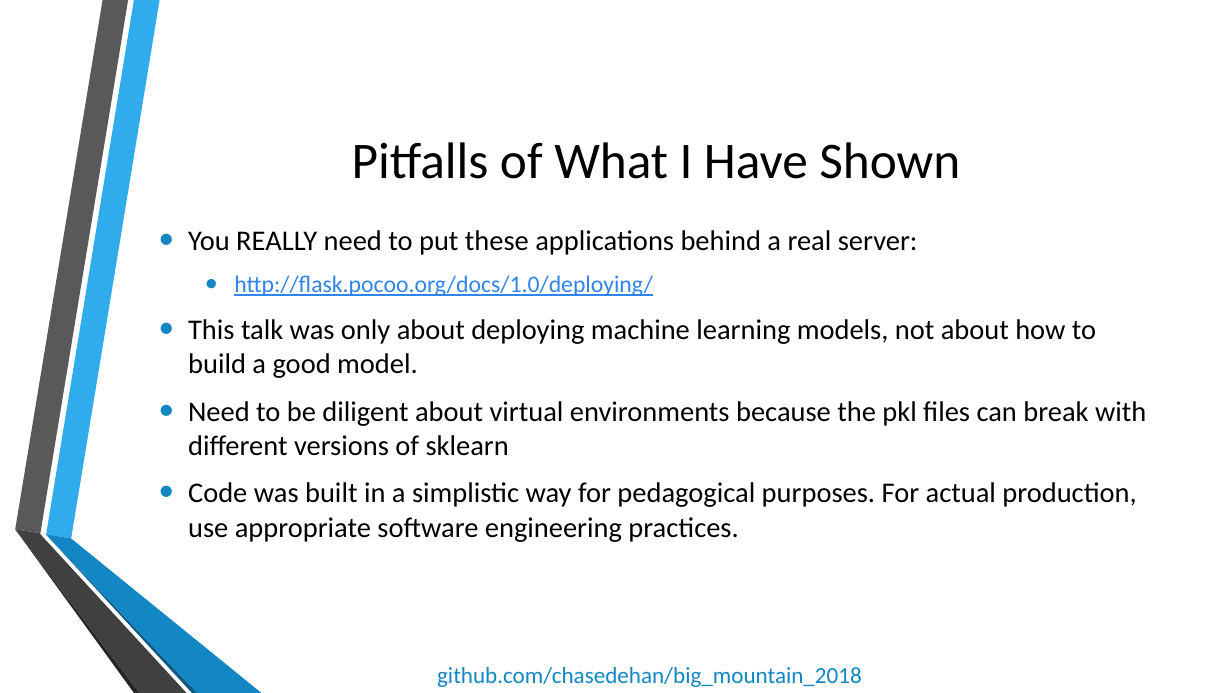
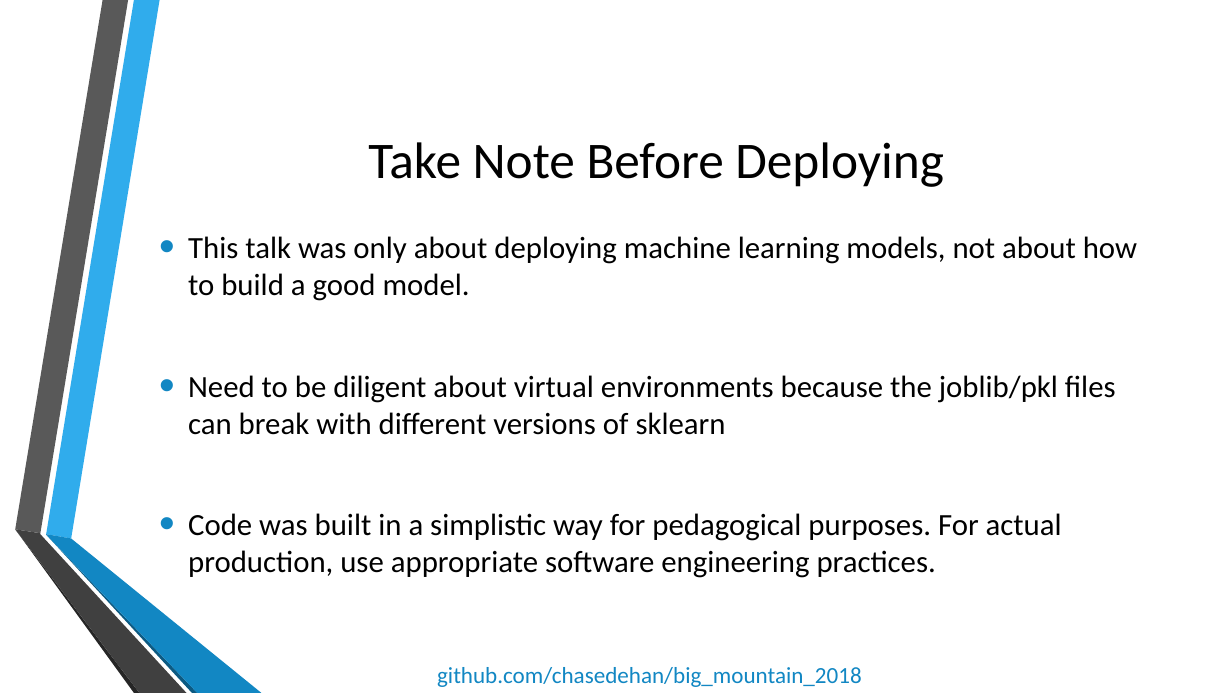
Before and after one commit to chasedehan/big_mountain_2018, a slide deck: slide 12 of Deploying Machine Learning APIs with Python.pptx (slide 9 before the commit). Drawn at 1232x693 pixels with LibreOffice and Linux fonts; fonts in the diff are those of the drawing; background and template pictures are left out. Boxes give left, top, right and bottom in pixels: in the first picture for what was removed or moved away, otherwise in the second. Text is boxed around its words. In the diff, an @@ line names an element or a change of style, - is before the commit and + after.

Commit message:
Updated Slides

```diff
--- a/Deploying Machine Learning APIs with Python.pptx
+++ b/Deploying Machine Learning APIs with Python.pptx
@@ title at bbox=[368, 142, 944, 187]: text changed @@
-Pitfalls of What I Have Shown
+Take Note Before Deploying
@@ text at bbox=[188, 230, 918, 296]: paragraphs removed @@
-• You REALLY need to put these applications behind a real server:
-  • http://flask.pocoo.org/docs/1.0/deploying/
@@ text at bbox=[188, 236, 1137, 578]: size 22.2 to 24 pt in "This talk was only about deploying machine ...", "Code was built in a simplistic way ..." @@
@@ text at bbox=[188, 375, 1116, 435]: text changed; size 22.2 to 24 pt @@
-• Need to be diligent about virtual environments because the pkl files can break with different versions of sklearn
+• Need to be diligent about virtual environments because the joblib/pkl files can break with different versions of sklearn
```
Also in this commit, not shown: 3 other slides changed, 3 slides added.
